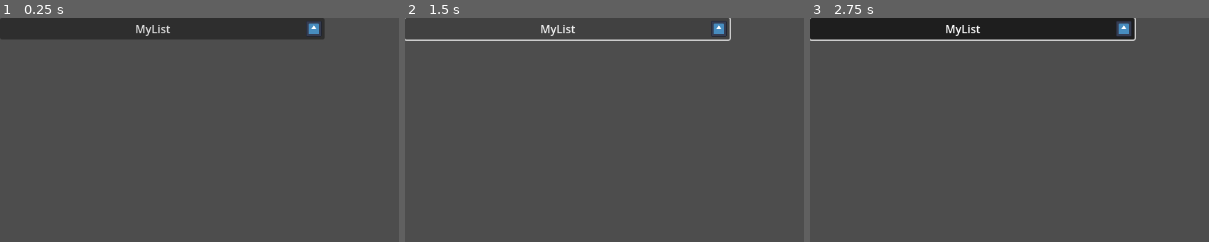
Above: before the commit, frames 1-3 (left to right).
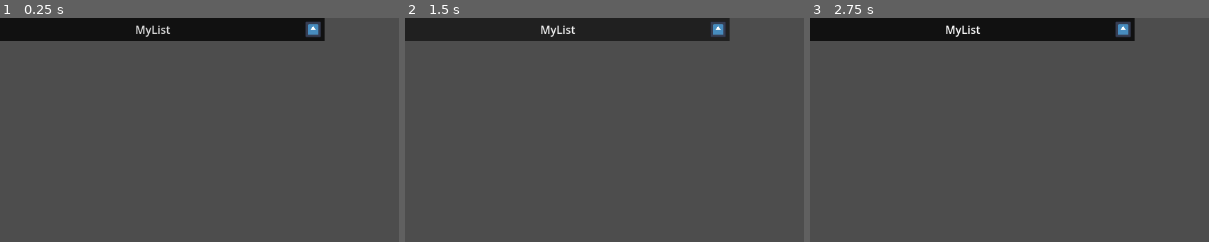
Above: after the commit, the same moments.

Repository: Do0gler/DooglerLauncherV3
Game: Godot game, scene res://Scenes/UIElements/expandable_list.tscn
Two runs of this game, one before a commit and one after it. Both use one fixed random seed, a clock stepped at 60 frames per second and the inputs below. This scene is started directly instead of the project's main scene. The engine's default icon, where the game draws it, is replaced by a stand-in: a white triangle on a blue panel in a dark square.
Inputs:
- Up to frame 1 (0.25 s): no input
- Up to frame 2 (1.5 s): click "MyList" at 0.5 s; click "MyList" at 1.25 s
- Up to frame 3 (2.75 s): click "MyList" at 2 s
The pictures show only the part of the screen within x 0-50%, y 0-50%; the shares and areas given below are measured in that part.

The runs differ from the first frame. In frame 1, 8.0% of the frame differs, in the area x 0-82%, y 0-11%; in frame 2, 8.1%; in frame 3, 1.0%.
Error in both runs: Cannot call method 'get_node' on a null value. (res://Scripts/Globals/settings_manager.gd:13)

Commit message:
Display games in according to grouping and sorting

Diff:
--- a/Scenes/UIElements/expandable_list.tscn
+++ b/Scenes/UIElements/expandable_list.tscn
@@ -1,7 +1,23 @@
-[gd_scene load_steps=3 format=3 uid="uid://o8e3ooq2lp0l"]
+[gd_scene load_steps=6 format=3 uid="uid://o8e3ooq2lp0l"]
 
 [ext_resource type="Script" uid="uid://c3wgd40bmprol" path="res://Scripts/UIElements/expandable_list.gd" id="1_h18r4"]
 [ext_resource type="Texture2D" uid="uid://civsuy21pbsgd" path="res://icon.svg" id="2_0o46w"]
+
+[sub_resource type="StyleBoxFlat" id="StyleBoxFlat_h18r4"]
+content_margin_left = 5.0
+content_margin_top = 5.0
+content_margin_right = 5.0
+content_margin_bottom = 5.0
+bg_color = Color(0.06798274, 0.06798274, 0.06798273, 1)
+
+[sub_resource type="StyleBoxFlat" id="StyleBoxFlat_0o46w"]
+content_margin_left = 5.0
+content_margin_top = 5.0
+content_margin_right = 5.0
+content_margin_bottom = 5.0
+bg_color = Color(0.12591079, 0.12591085, 0.12591082, 1)
+
+[sub_resource type="StyleBoxEmpty" id="StyleBoxEmpty_h18r4"]
 
 [node name="ExpandableList" type="VBoxContainer"]
 offset_right = 468.0
@@ -14,6 +30,10 @@
 unique_name_in_owner = true
 layout_mode = 2
 mouse_default_cursor_shape = 2
+theme_override_styles/normal = SubResource("StyleBoxFlat_h18r4")
+theme_override_styles/pressed = SubResource("StyleBoxFlat_h18r4")
+theme_override_styles/hover = SubResource("StyleBoxFlat_0o46w")
+theme_override_styles/focus = SubResource("StyleBoxEmpty_h18r4")
 toggle_mode = true
 text = "MyList"
 icon = ExtResource("2_0o46w")
--- a/Scenes/UIElements/game_info_panel.tscn
+++ b/Scenes/UIElements/game_info_panel.tscn
@@ -4,6 +4,8 @@
 [ext_resource type="StyleBox" uid="uid://bco1ld8l1h7l8" path="res://Styles/InfoPanel.tres" id="2_aiwkq"]
 
 [node name="InfoCategory" type="VBoxContainer"]
+offset_right = 122.0
+offset_bottom = 63.0
 script = ExtResource("1_ks7xg")
 
 [node name="NameLabel" type="Label" parent="."]
--- a/Scripts/ui_manager.gd
+++ b/Scripts/ui_manager.gd
@@ -4,6 +4,7 @@
 @export var game_panel: PackedScene
 @export var tag_panel: PackedScene
 @export var screenshot_panel: PackedScene
+@export var expandable_list: PackedScene
 
 @onready var loading_screen: Control = %LoadingScreen
 @onready var screenshot_popup = %ScreenshotViewer
@@ -21,11 +22,18 @@
 	for child in games_vbox.get_children():
 		child.queue_free()
 
-	for game in SettingsManager.manager.games_library:
-		var new_game_panel: GamePanel = game_panel.instantiate()
-		new_game_panel.game_data = game
-		new_game_panel.update_visuals()
-		games_vbox.add_child(new_game_panel)
+	var organized_games := GameOrganizer.get_organized_games()
+
+	for category in organized_games:
+		var new_list: ExpandableList = expandable_list.instantiate()
+		games_vbox.add_child(new_list)
+		new_list.list_name = category
+		for game: GameData in organized_games.get(category):
+			var new_game_panel: GamePanel = game_panel.instantiate()
+			new_game_panel.game_data = game
+			new_game_panel.update_visuals()
+			new_list.add_item(new_game_panel)
+		new_list.update_visuals()
 
 
 func format_game_info(data_name: String, value: String) -> String:
@@ -42,6 +50,7 @@
 	%EngineLabel.text = format_game_info("Engine", game.engine)
 	%SizeLabel.text = format_game_info("File Size", str(game.file_size_mb) + "MB")
 	%VersionLabel.text = format_game_info("Version", game.version_number)
+	%FavoriteButton.set_pressed_no_signal(game.favorited)
 
 	var tags_panel: GameInfoPanel = %TagsPanel
 	var screenshots_panel: GameInfoPanel = %ScreenshotsPanel
--- a/scenes/MainScene.tscn
+++ b/scenes/MainScene.tscn
@@ -10,6 +10,7 @@
 [ext_resource type="PackedScene" uid="uid://coh4r2ojhrsh7" path="res://Scenes/UIElements/screenshot.tscn" id="5_8ju71"]
 [ext_resource type="PackedScene" uid="uid://1pybah2yadw1" path="res://Scenes/UIElements/game_info_panel.tscn" id="5_f140w"]
 [ext_resource type="StyleBox" uid="uid://bco1ld8l1h7l8" path="res://Styles/InfoPanel.tres" id="6_4b75m"]
+[ext_resource type="PackedScene" uid="uid://o8e3ooq2lp0l" path="res://Scenes/UIElements/expandable_list.tscn" id="6_6t1o7"]
 [ext_resource type="Script" uid="uid://dak6vi2o7hwpg" path="res://Scripts/ui_manager.gd" id="7_q68mp"]
 [ext_resource type="Script" uid="uid://babjhypi1by21" path="res://Scripts/UI/screenshot_viewer.gd" id="12_xb4mg"]
 
@@ -58,6 +59,7 @@
 game_panel = ExtResource("2_f140w")
 tag_panel = ExtResource("4_4b75m")
 screenshot_panel = ExtResource("5_8ju71")
+expandable_list = ExtResource("6_6t1o7")
 
 [node name="HSplitContainer" type="HSplitContainer" parent="."]
 layout_mode = 1
@@ -80,6 +82,7 @@
 unique_name_in_owner = true
 layout_mode = 2
 size_flags_horizontal = 3
+theme_override_constants/separation = 0
 
 [node name="GameView" type="ScrollContainer" parent="HSplitContainer"]
 custom_minimum_size = Vector2(875, 0)
--- a/scripts/manager.gd
+++ b/scripts/manager.gd
@@ -61,6 +61,6 @@
 
 
 ## Sets if the selected games is favorited
-func set_selected_favorite( toggle: bool):
+func set_selected_favorite(toggle: bool):
 	selected_game.favorited = toggle
 	CacheManager.set_game_cache_entry(selected_game.game_id, "favorited", selected_game.favorited)
Not shown: 1 places in scenes/MainScene.tscn that only renumber resources
